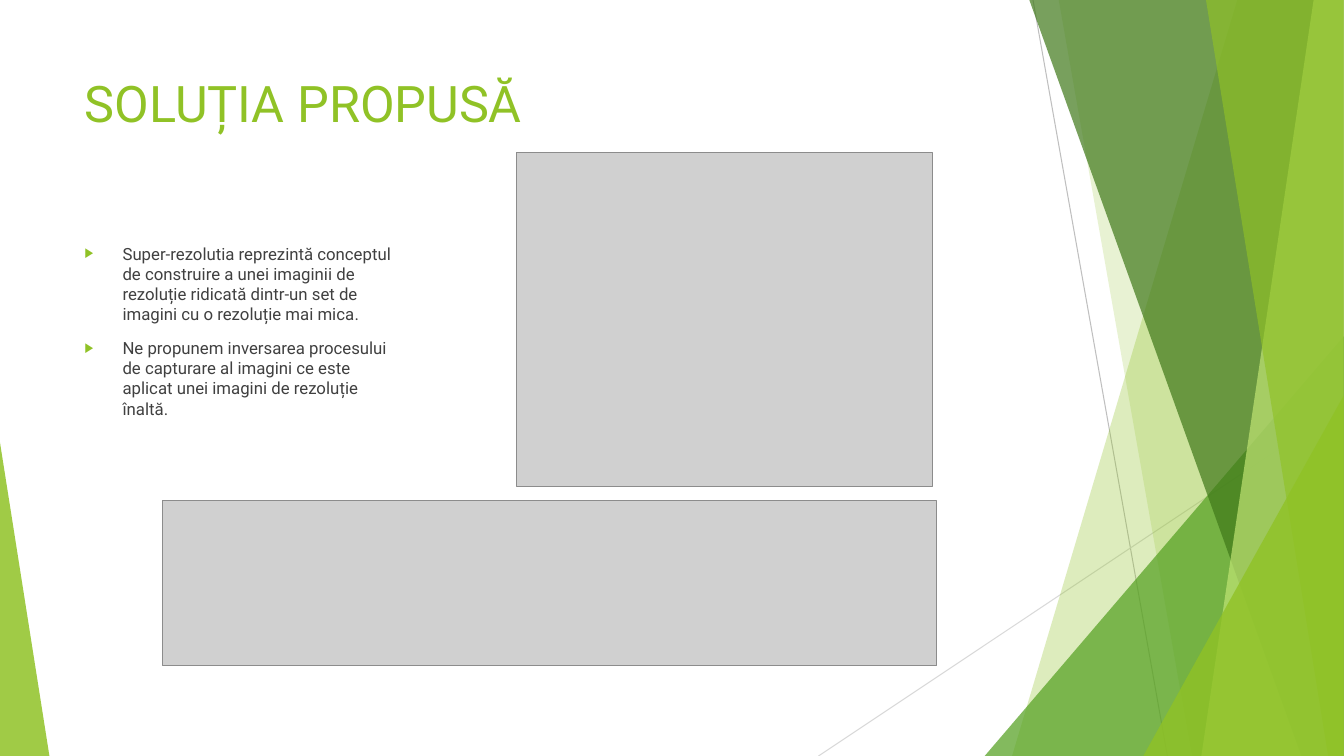
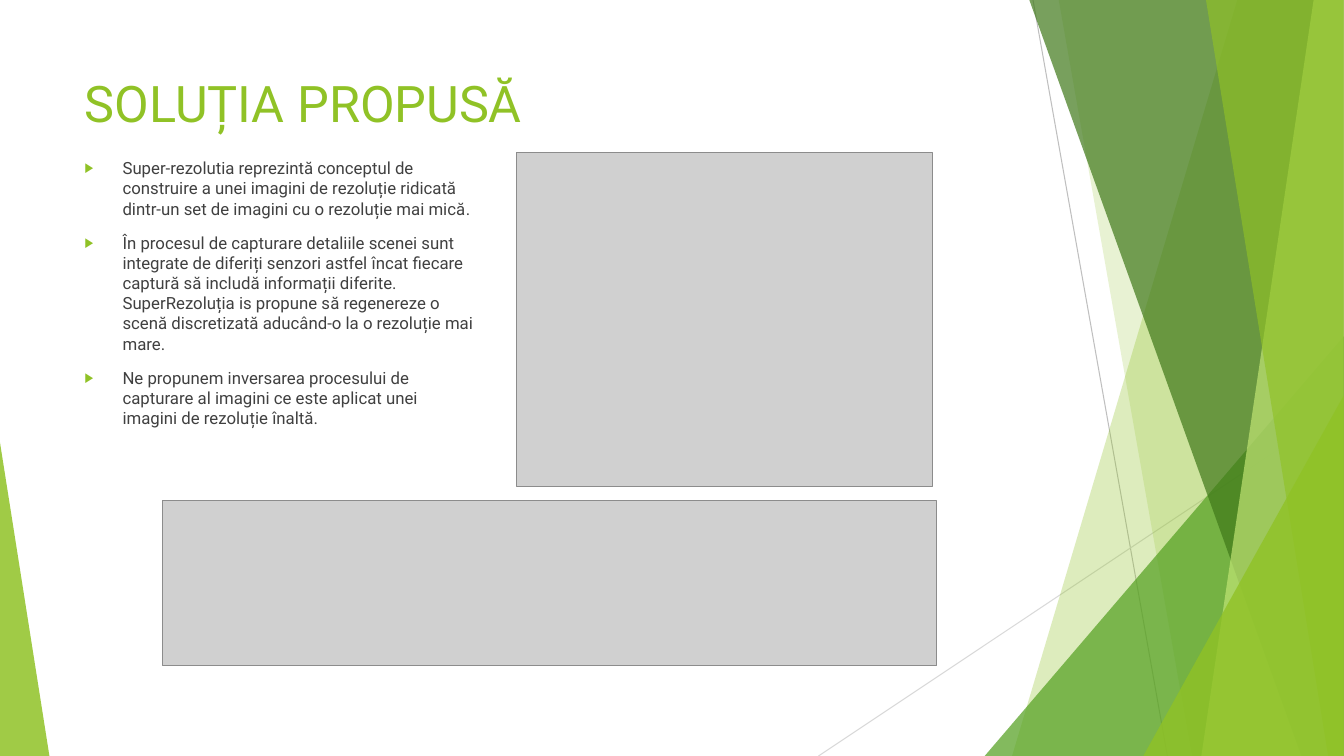
Before and after one commit to DragoshAndrei/SuperResolution_ACI, a slide deck: slide 6 of SUPER RESOLUTION A SPATIAL SUBPIXEL INTERPOLATION TECHNIQUE_sprint_1.pptx. Drawn at 1344x756 pixels with LibreOffice and Linux fonts; fonts in the diff are those of the drawing; grey boxes stand for pictures. Boxes give left, top, right and bottom in pixels: in the first picture for what was removed or moved away, otherwise in the second. Text is boxed around its words. In the diff, an @@ line names an element or a change of style, - is before the commit and + after.

```diff
--- a/SUPER RESOLUTION A SPATIAL SUBPIXEL INTERPOLATION TECHNIQUE_sprint_1.pptx
+++ b/SUPER RESOLUTION A SPATIAL SUBPIXEL INTERPOLATION TECHNIQUE_sprint_1.pptx
@@ text "Super-rezolutia reprezintă conceptul de construire ...": place and size @@
-text "Super-rezolutia reprezintă conceptul de construire ..." at <box>123,247,390,415</box>
+text "Super-rezolutia reprezintă conceptul de construire ..." at <box>123,161,473,428</box>
@@ text at <box>123,161,473,350</box>: text changed @@
-▶ Super-rezolutia reprezintă conceptul de construire a unei imaginii de rezoluție ridicată dintr-un set de imagini cu o rezoluție mai mica.
+▶ Super-rezolutia reprezintă conceptul de construire a unei imagini de rezoluție ridicată dintr-un set de imagini cu o rezoluție mai mică.
+▶ În procesul de capturare detaliile scenei sunt integrate de diferiți senzori astfel încat fiecare captură să includă informații diferite. SuperRezoluția is propune să regenereze o scenă discretizată aducând-o la o rezoluție mai mare.
```
Also in this commit, not shown: 1 other slide changed, 1 other file.
